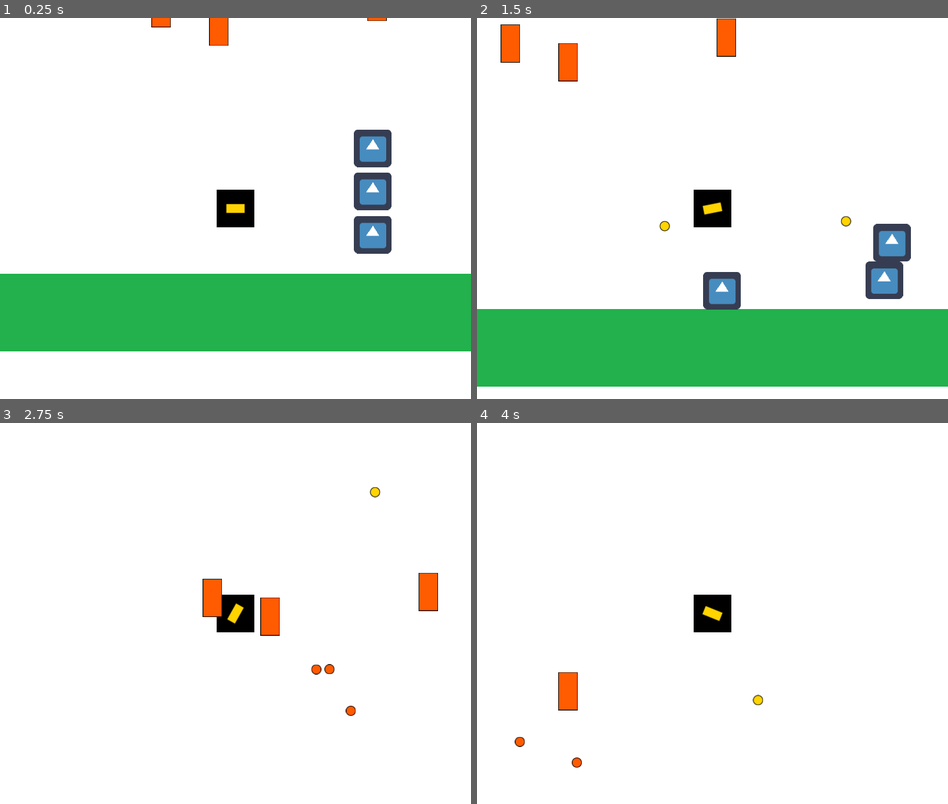
Above: before the commit, frames 1-4 (two rows, left to right).
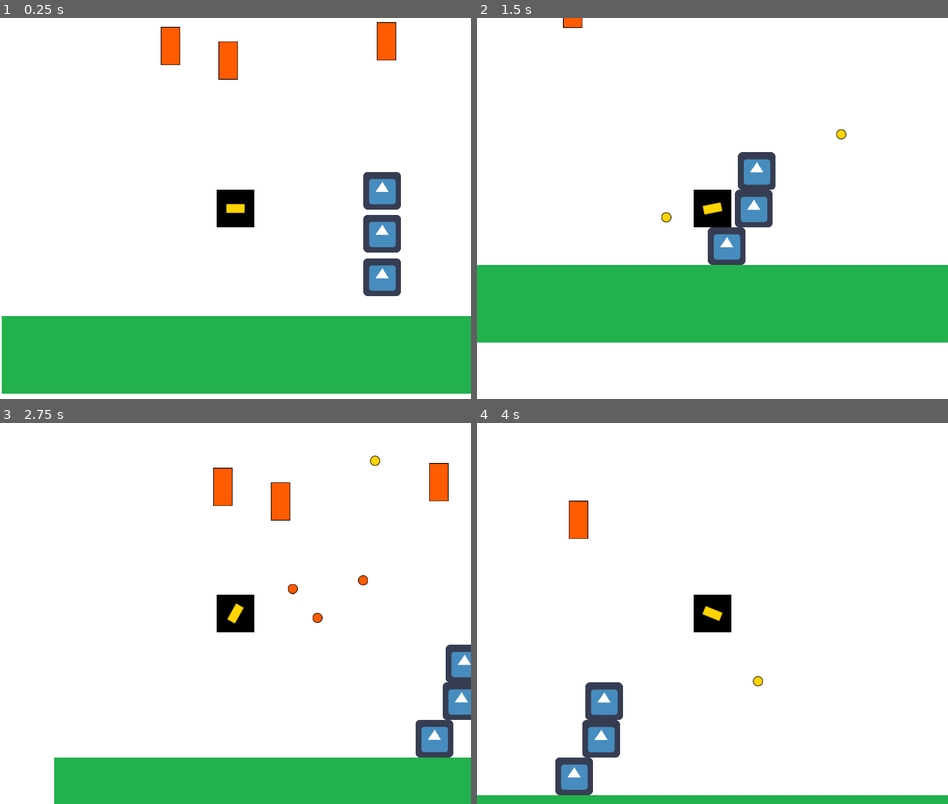
Above: after the commit, the same moments.

Repository: Markosuuu/entregas-ipv-diaz-marcos
Game: Godot game, scene res://Main.tscn
Two runs of this game, one before a commit and one after it. Both use one fixed random seed, a clock stepped at 60 frames per second and the inputs below. The engine's default icon, where the game draws it, is replaced by a stand-in: a white triangle on a blue panel in a dark square.
Inputs (mouse positions are in pixels of both pictures, inside the frame that each line leads up to):
- Up to frame 1 (0.25 s): no input
- Up to frame 2 (1.5 s): move the mouse to (816, 189) at 0.52 s; hold D (move_right) 0.53-1.28 s; click (816, 189) at 0.6 s; tap Space (Saltar) at 0.77 s; move the mouse to (618, 227) at 1.27 s; hold A (move_left) from 1.28 s (still down); click (618, 227) at 1.35 s
- Up to frame 3 (2.75 s): tap Space (Saltar) at 1.52 s; move the mouse to (282, 529) at 2.02 s; release A (move_left) at 2.03 s; hold D (move_right) from 2.03 s (still down); click (282, 529) at 2.1 s
- Up to frame 4 (4 s): move the mouse to (688, 689) at 2.77 s; click (688, 689) at 2.85 s; tap Space (Saltar) at 3.02, 3.77 s; move the mouse to (853, 670) at 3.52 s; release D (move_right) at 3.53 s; hold A (move_left) from 3.53 s (still down); click (853, 670) at 3.6 s

The runs differ from the first frame. In frame 1, 26% of the frame differs, in the area x 0-100%, y 0-99%; in frame 2, 28%, in the area x 0-100%, y 0-97%; in frame 3, 15%; in frame 4, 5.5%.

Commit message:
fix: se arregla la eliminación de la bala
* Ahora no se elimina por timer, sino por salir de la pantalla

Diff:
--- a/entrega-3-diaz-marcos/Main.tscn
+++ b/entrega-3-diaz-marcos/Main.tscn
@@ -18,11 +18,13 @@
 anchors_preset = 15
 anchor_right = 1.0
 anchor_bottom = 1.0
+grow_horizontal = 2
+grow_vertical = 2
 texture = ExtResource("2")
 expand_mode = 1
 
 [node name="Player" parent="." unique_id=900235231 instance=ExtResource("1")]
-position = Vector2(413.003, 395.272)
+position = Vector2(397, 323)
 DISTANCIA_SALTO = 300.0
 GRAVEDAD = 4.8
 
--- a/entrega-3-diaz-marcos/entities/AbstractBala.tscn
+++ b/entrega-3-diaz-marcos/entities/AbstractBala.tscn
@@ -5,7 +5,8 @@
 [node name="Bala" type="Area2D" unique_id=454916624]
 script = ExtResource("1_vea5c")
 
-[node name="Timer" type="Timer" parent="." unique_id=1921350751]
-one_shot = true
+[node name="Sprite2D" type="Sprite2D" parent="." unique_id=255719241]
 
-[node name="Sprite2D" type="Sprite2D" parent="." unique_id=255719241]
+[node name="VisibleOnScreenNotifier2D" type="VisibleOnScreenNotifier2D" parent="." unique_id=1545701967]
+
+[connection signal="screen_exited" from="VisibleOnScreenNotifier2D" to="." method="_on_visible_on_screen_notifier_2d_screen_exited"]
--- a/entrega-3-diaz-marcos/entities/abstract_bala.gd
+++ b/entrega-3-diaz-marcos/entities/abstract_bala.gd
@@ -4,30 +4,29 @@
 signal eliminar_bala(bala)
 
 @export var speed: float
-@onready var timer = $Timer
+@onready var notifier: VisibleOnScreenNotifier2D = $VisibleOnScreenNotifier2D
 
 var direccion: Vector2
 
 func _ready() -> void:
 	set_physics_process(false)
-	timer.timeout.connect(_on_timer_timeout)
 	body_entered.connect(_on_collision)
+	notifier.screen_exited.connect(_on_visible_on_screen_notifier_2d_screen_exited)
 
 func set_posicion_arranque(posicion: Vector2, direccion_arranque: Vector2):
 	global_position = posicion
 	self.direccion = direccion_arranque
-	timer.start()
 	set_physics_process(true)
 
 func _physics_process(delta: float) -> void:
 	position += direccion * speed * delta
 
-func _on_timer_timeout() -> void:
-	emit_signal("eliminar_bala", self)
-
 func _on_collision(_nodo: Node2D):
 	_remove.call_deferred()
 
-func _remove():
-	get_parent().remove_child(self)
-	queue_free()
+func _on_visible_on_screen_notifier_2d_screen_exited() -> void:
+	_remove.call_deferred()
+
+func _remove() -> void:
+	set_physics_process(false)
+	emit_signal("eliminar_bala", self)
--- a/entrega-3-diaz-marcos/entities/enemigos/torreta.gd
+++ b/entrega-3-diaz-marcos/entities/enemigos/torreta.gd
@@ -41,7 +41,6 @@
 func _on_zona_de_disparo_body_entered(body: Node2D) -> void:
 	player = body
 
-
 func _on_zona_de_disparo_body_exited(body: Node2D) -> void:
 	if body == player:
 		player = null
--- a/entrega-3-diaz-marcos/entities/player/Player.gd
+++ b/entrega-3-diaz-marcos/entities/player/Player.gd
@@ -8,7 +8,7 @@
 @export var FRICCION: float = 0.1
 @export var DISTANCIA_SALTO: float = 100
 @export var GRAVEDAD: float = 2
-@export var FUERZA_DE_EMPUJE: float = 200.0
+@export var FUERZA_DE_EMPUJE: float = 80.0
 
 #var velocidad: Vector2 = Vector2.ZERO
 var contenedor_balas: Node
